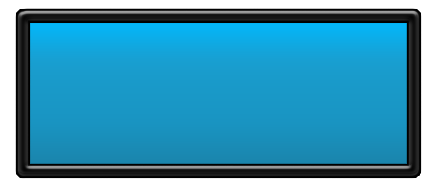
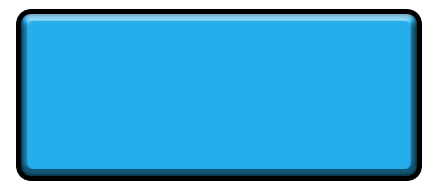
The second (437, 186) image is a revision of the first. Changes to its layers:
hid "Questions" over [17,10,420,177]
